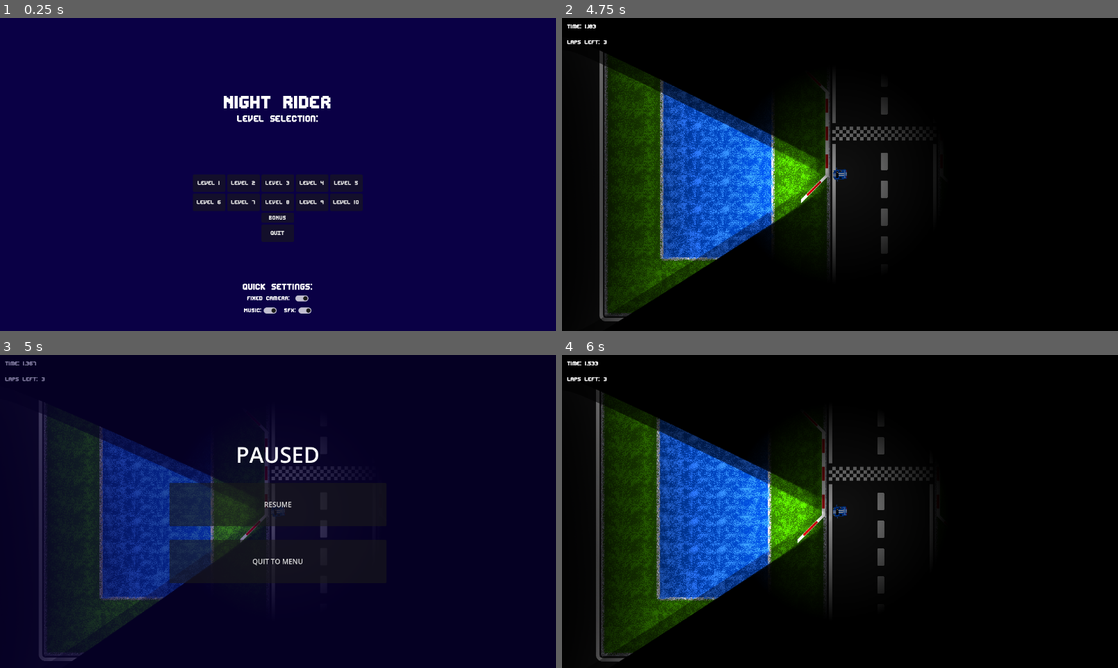
Above: before the commit, frames 1-4 (two rows, left to right).
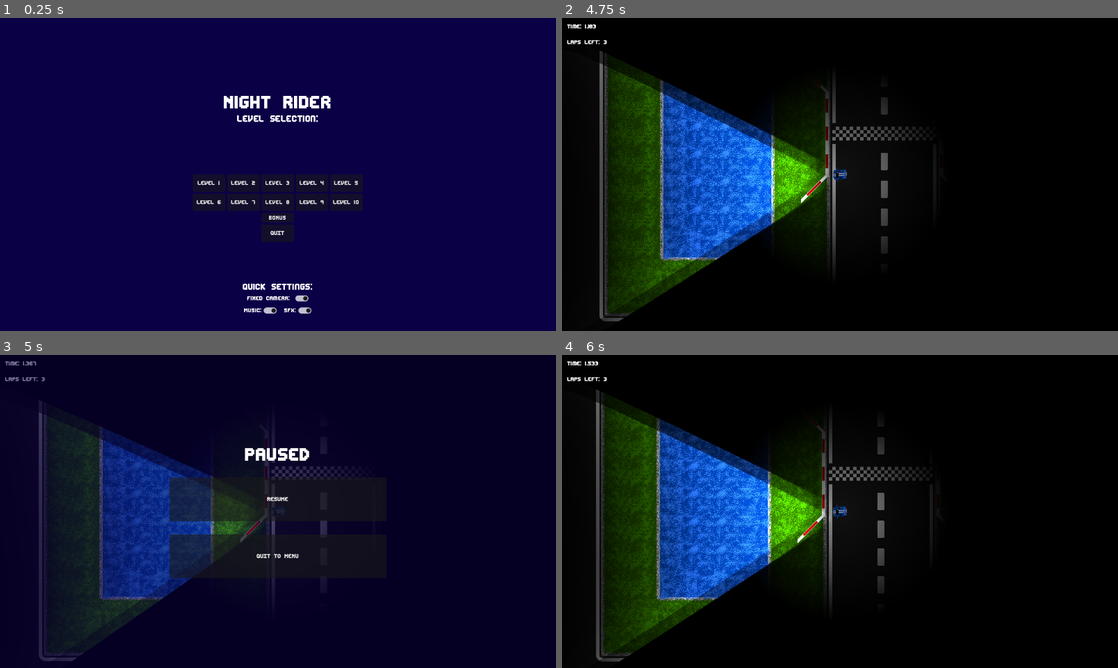
Above: after the commit, the same moments.

Repository: gureckyfrantisek/night_rider
Game: Godot game, scene res://scenes/main_menu.tscn
The game is run twice, just before and just after one commit, with the same random seed, the same clock (stepped at 60 frames per second) and the same inputs.
Inputs (mouse positions are in pixels of both pictures, inside the frame that each line leads up to):
- Up to frame 1 (0.25 s): no input
- Up to frame 2 (4.75 s): click "Level 1" at 0.5 s; tap Enter (ui_accept) at 1.25, 1.52, 2, 2.27, 3.77, 4.52 s; move the mouse to (962, 158) at 1.27 s; hold D (steer_right) 1.28-2.03 s; move the mouse to (728, 190) at 2.02 s; hold S (brake) 2.03-2.78 s; move the mouse to (895, 105) at 2.77 s; hold D (steer_right) 2.78-3.53 s; move the mouse to (812, 237) at 3.52 s; hold W (accelerate) 3.53-4.28 s; move the mouse to (1006, 221) at 4.27 s; hold A (steer_left) from 4.28 s (still down)
- Up to frame 3 (5 s): keep holding A (steer_left); tap Escape (pause) at 4.9 s
- Up to frame 4 (6 s): move the mouse to (673, 464) at 5.02 s; tap Enter (ui_accept) at 5.27 s; release A (steer_left) at 5.75 s; click "RESUME" at 5.75 s

Frames 1-2 are identical in both runs. In frame 3, 1.5% of the frame differs, in the area x 30-61%, y 29-73%; in frame 4, nothing differs.

Commit message:
feat: Add missing font change

Diff:
--- a/scenes/pause_menu.tscn
+++ b/scenes/pause_menu.tscn
@@ -1,6 +1,7 @@
-[gd_scene load_steps=2 format=3 uid="uid://neomp181hre3"]
+[gd_scene load_steps=3 format=3 uid="uid://neomp181hre3"]
 
 [ext_resource type="Script" uid="uid://sdbng7v5pi57" path="res://scenes/pause_menu.gd" id="1_n87rw"]
+[ext_resource type="FontFile" uid="uid://ul4b6c1v4nkp" path="res://assets/fonts/edit-undo.brk.ttf" id="2_myx47"]
 
 [node name="PauseMenu" type="CanvasLayer"]
 process_mode = 3
@@ -23,6 +24,7 @@
 
 [node name="Label" type="Label" parent="Header"]
 layout_mode = 2
+theme_override_fonts/font = ExtResource("2_myx47")
 theme_override_font_sizes/font_size = 50
 text = "PAUSED"
 horizontal_alignment = 1
@@ -39,6 +41,7 @@
 process_mode = 3
 custom_minimum_size = Vector2(500, 100)
 layout_mode = 2
+theme_override_fonts/font = ExtResource("2_myx47")
 text = "RESUME"
 
 [node name="Label2" type="Label" parent="Header"]
@@ -52,6 +55,7 @@
 process_mode = 3
 custom_minimum_size = Vector2(500, 100)
 layout_mode = 2
+theme_override_fonts/font = ExtResource("2_myx47")
 text = "QUIT TO MENU"
 
 [connection signal="pressed" from="Header/HBoxContainer/Resume" to="." method="_on_resume_pressed"]
